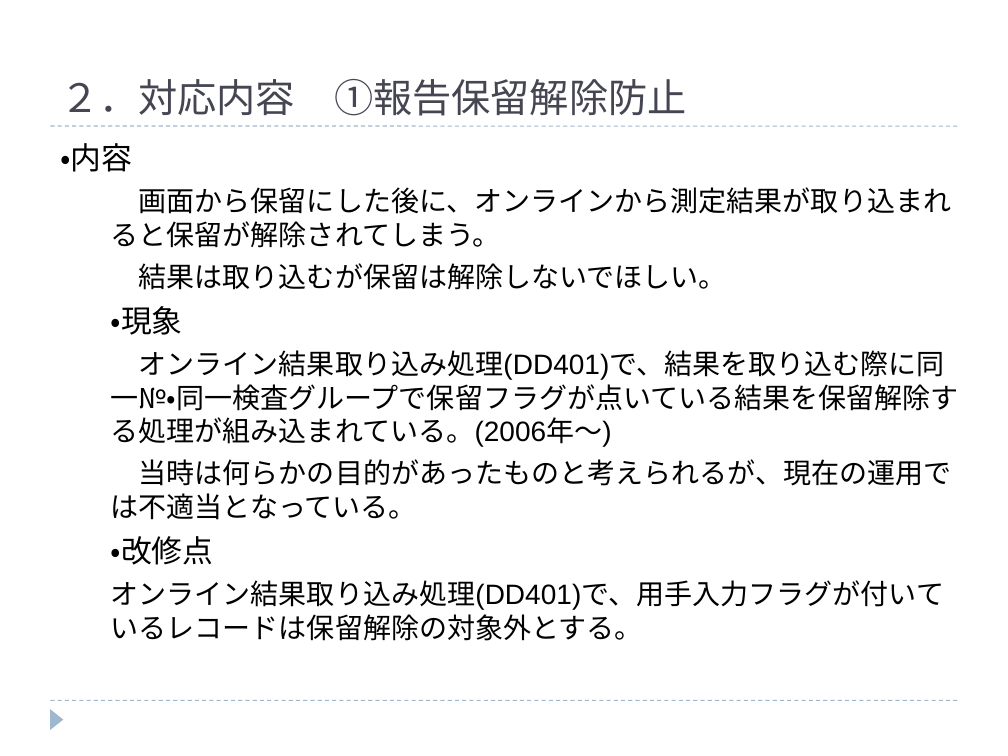
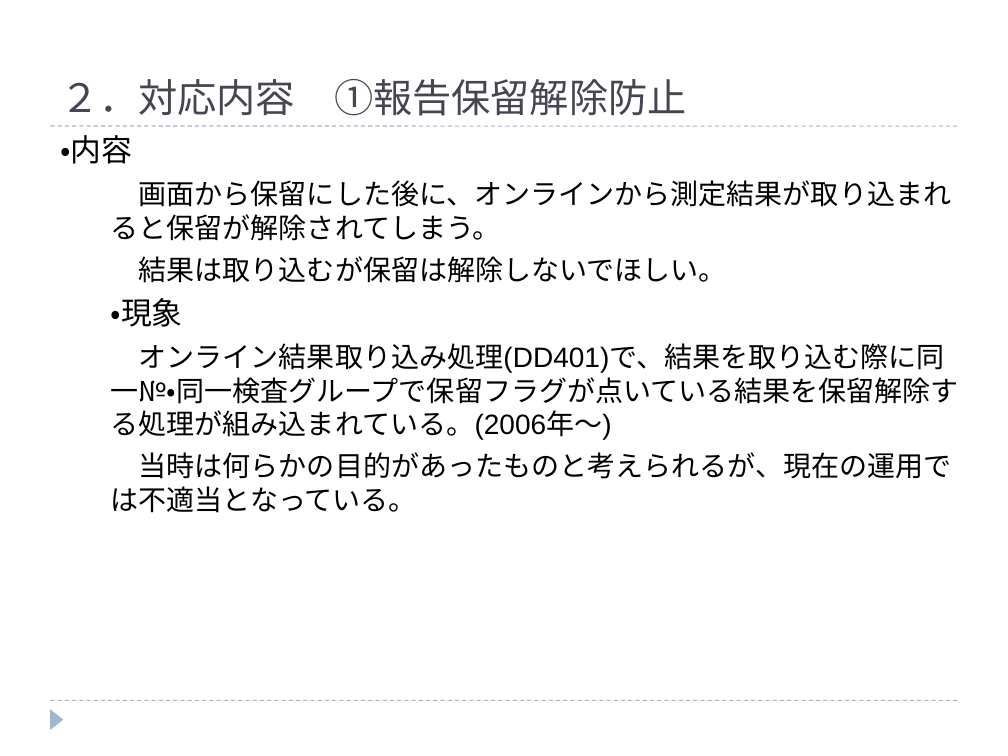
Before and after one commit to hanyutatsuya/Chemistory, a slide deck: slide 4 of 次期システム対応/レビュー2/ケミストリー次期先行対応_20230807.ppt. Drawn at 1008x756 pixels with LibreOffice and Linux fonts; fonts in the diff are those of the drawing. Boxes give left, top, right and bottom in pixels: in the first picture for what was removed or moved away, otherwise in the second. Text is boxed around its words. In the diff, an @@ line names an element or a change of style, - is before the commit and + after.

```diff
--- a/次期システム対応/レビュー2/ケミストリー次期先行対応_20230807.ppt
+++ b/次期システム対応/レビュー2/ケミストリー次期先行対応_20230807.ppt
@@ text "・内容": place and size @@
-text "・内容" at box(60, 143, 959, 641)
+text "・内容" at box(60, 135, 959, 513)
@@ text at box(111, 536, 944, 641): paragraphs removed @@
-・改修点
-  オンライン結果取り込み処理(DD401)で、用手入力フラグが付いているレコードは保留解除の対象外とする。
```
Also in this commit, not shown: 6 other slides changed, 2 slides added, 1 slide removed.
